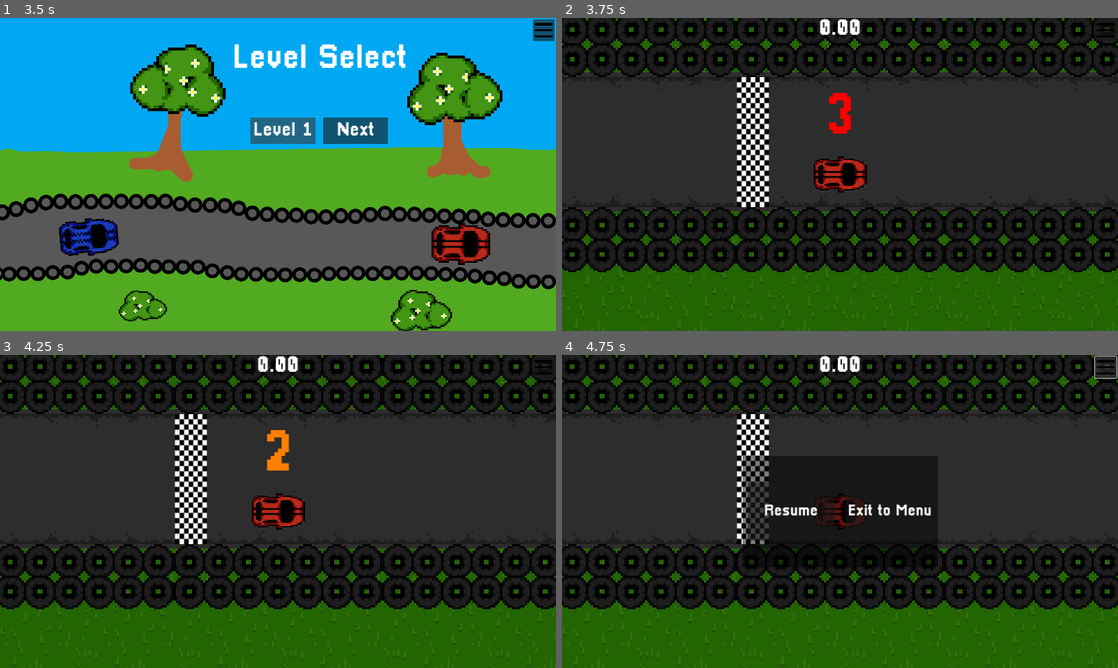
Above: before the commit, frames 1-4 (two rows, left to right).
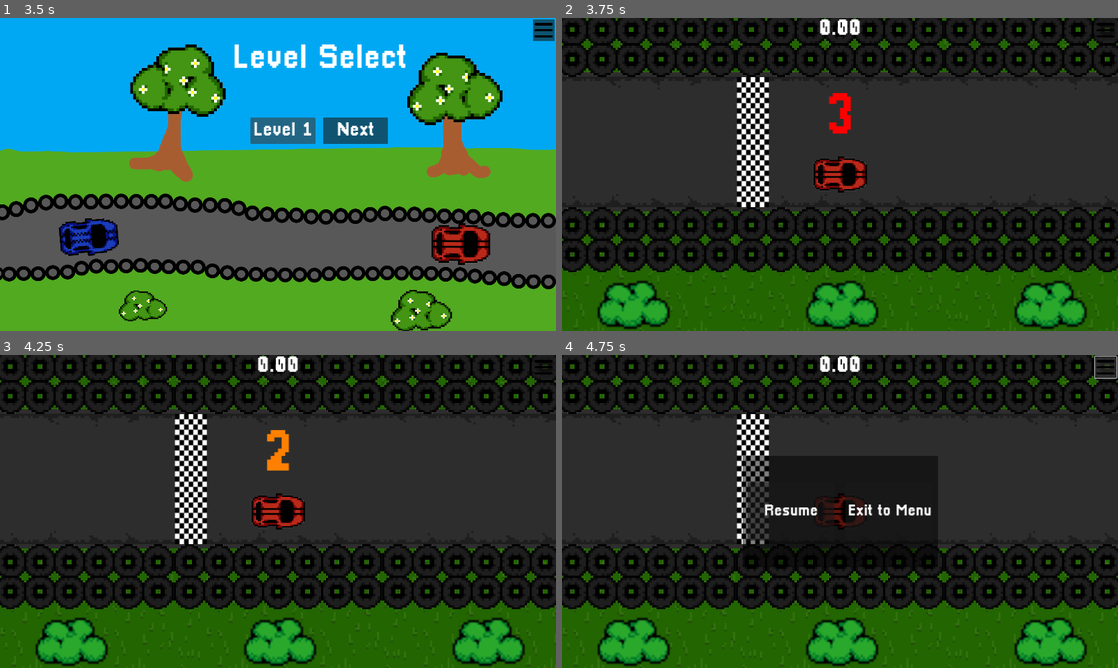
Above: after the commit, the same moments.

Repository: PixelWolf8976/BAISD-AT-at-game
Game: Godot game, scene res://Scenes/main_menu.tscn
The game is run twice, just before and just after one commit, with the same random seed, the same clock (stepped at 60 frames per second) and the same inputs. Sound files missing from this copy of the repository are replaced by a short silence.
Inputs (mouse positions are in pixels of both pictures, inside the frame that each line leads up to):
- Up to frame 1 (3.5 s): click "Play" at 0.5 s; click (544, 30) at 1.27 s; click "Resume" at 2 s; click (283, 130) at 2.75 s
- Up to frame 2 (3.75 s): click "Level 1" at 3.5 s
- Up to frame 3 (4.25 s): no input
- Up to frame 4 (4.75 s): click (1106, 367) at 4.25 s

Frame 1 is identical in both runs. In frame 2, 4.7% of the frame differs, in the area x 6-95%, y 83-100%; in frame 3, 4.7%; in frame 4, 4.7%.

Commit message:
Added bushes

Diff:
--- a/Resources/PathScript.gd
+++ b/Resources/PathScript.gd
@@ -2,6 +2,7 @@
 
 @export var colLay := 1
 @export var isOverpass := false
+@export var isPartOfOverpass := false
 
 @onready var bar1 := $StaticBody2D
 @onready var bar2 := $StaticBody2D2
@@ -11,6 +12,13 @@
 	bar1.collision_layer = 1 << colLay | 1 << 0
 	bar2.collision_layer = 1 << colLay | 1 << 0
 
+	if isPartOfOverpass:
+		$Bush.visible = false
+		$Bush2.visible = false
+	else:
+		$Bush.rotation = -rotation
+		$Bush2.rotation = -rotation
+
 	if isOverpass:
 		$StaticBody2D/Sprite2D.visible = false
 		$StaticBody2D2/Sprite2D.visible = false
--- a/Things/Path.tscn
+++ b/Things/Path.tscn
@@ -1,8 +1,9 @@
-[gd_scene load_steps=4 format=3 uid="uid://cycx54k60s5it"]
+[gd_scene load_steps=5 format=3 uid="uid://cycx54k60s5it"]
 
 [ext_resource type="Script" path="res://Resources/PathScript.gd" id="1_mdyco"]
 [ext_resource type="PackedScene" uid="uid://pvkwa02gp8lm" path="res://Scenes/barrier.tscn" id="1_nmdvo"]
 [ext_resource type="Texture2D" uid="uid://bg6clf8b37im3" path="res://Resources/straight foad.png" id="1_uq62d"]
+[ext_resource type="Texture2D" uid="uid://bs15q7uau5mxj" path="res://Resources/Bush.png" id="4_16l0m"]
 
 [node name="Barriers" type="Node2D"]
 script = ExtResource("1_mdyco")
@@ -22,4 +23,12 @@
 rotation = 1.5708
 scale = Vector2(1.045, 1.045)
 
-[node name="Sprite2D2" type="Sprite2D" parent="."]
+[node name="Bush" type="Sprite2D" parent="."]
+position = Vector2(0, 750)
+scale = Vector2(10, 10)
+texture = ExtResource("4_16l0m")
+
+[node name="Bush2" type="Sprite2D" parent="."]
+position = Vector2(0, -750)
+scale = Vector2(10, 10)
+texture = ExtResource("4_16l0m")
--- a/Things/overpass.tscn
+++ b/Things/overpass.tscn
@@ -13,20 +13,24 @@
 z_index = 10
 colLay = 3
 isOverpass = true
+isPartOfOverpass = true
 
 [node name="Barriers2" parent="." instance=ExtResource("1_68n66")]
 position = Vector2(1920, 0)
 colLay = 2
+isPartOfOverpass = true
 
 [node name="Barriers3" parent="." instance=ExtResource("1_68n66")]
 position = Vector2(-960, 0)
 colLay = 2
+isPartOfOverpass = true
 
 [node name="Barriers4" parent="." instance=ExtResource("1_68n66")]
 z_index = 10
 position = Vector2(960, 0)
 colLay = 3
 isOverpass = true
+isPartOfOverpass = true
 
 [node name="Leave Overpass" type="Area2D" parent="."]
 collision_layer = 31
